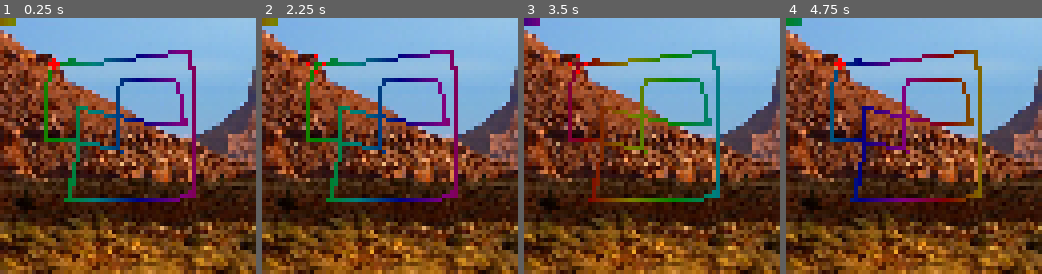
Above: before the commit, frames 1-4 (left to right).
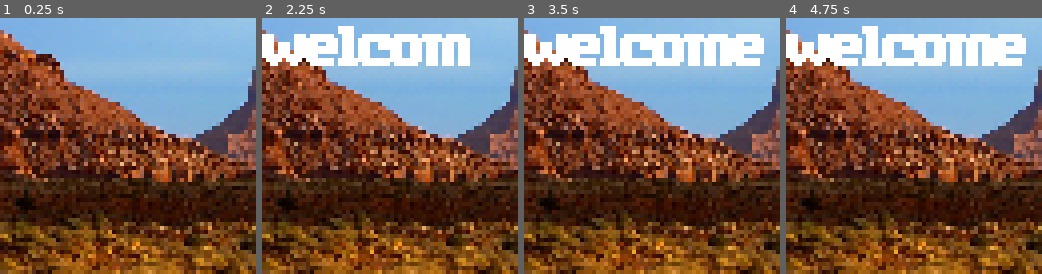
Above: after the commit, the same moments.

Repository: SnekOfSpice/lowrezjam-2025-2
Game: Godot game, scene res://main.tscn
Two runs of this game, one before a commit and one after it. Both use one fixed random seed, a clock stepped at 60 frames per second and the inputs below.
Inputs (mouse positions are in pixels of both pictures, inside the frame that each line leads up to):
- Up to frame 1 (0.25 s): no input
- Up to frame 2 (2.25 s): move the mouse to (446, 133) at 0.52 s; move the mouse to (338, 158) at 1.27 s; move the mouse to (415, 89) at 2.02 s
- Up to frame 3 (3.5 s): move the mouse to (639, 197) at 2.77 s
- Up to frame 4 (4.75 s): move the mouse to (990, 184) at 3.52 s; move the mouse to (837, 107) at 4.27 s

The runs differ from the first frame. In frame 1, 6.0% of the frame differs, in the area x 0-77%, y 0-72%; in frame 2, 13%; in frame 3, 14%, in the area x 0-94%, y 0-72%; in frame 4, 14%.

Commit message:
sound and fonts and other polish

Diff:
--- /dev/null
+++ b/game/autoload/sound.gd
@@ -0,0 +1,14 @@
+extends Node
+
+
+func play_sfx(file_name:String):
+	var path := str("res://game/sound/sfx/", file_name, ".ogg")
+	if not FileAccess.file_exists(path):
+		push_warning(str(file_name, ".ogg doesn't exist"))
+
+	var player = AudioStreamPlayer.new()
+	add_child(player)
+	player.stream = load(path)
+	player.play()
+	player.pitch_scale = randf_range(0.57, (1.0 / 0.75))
+	player.finished.connect(player.queue_free)
--- /dev/null
+++ b/game/autoload/sound.tscn
@@ -0,0 +1,11 @@
+[gd_scene load_steps=3 format=3 uid="uid://bg3qn4qe6cc87"]
+
+[ext_resource type="AudioStream" uid="uid://bxa087g2c5wgr" path="res://game/sound/music/649766__souljaunit__soulja-unit-fallen-2013.mp3" id="1_6us5k"]
+[ext_resource type="Script" uid="uid://cxbndtxceyyiu" path="res://game/autoload/sound.gd" id="1_fknwr"]
+
+[node name="Sound" type="Node"]
+script = ExtResource("1_fknwr")
+
+[node name="AudioStreamPlayer" type="AudioStreamPlayer" parent="."]
+stream = ExtResource("1_6us5k")
+autoplay = true
--- a/game/src/stencil/stencils/utah.tscn
+++ b/game/src/stencil/stencils/utah.tscn
@@ -40,4 +40,4 @@
 position = Vector2(13, 11)
 sprite_frames = SubResource("SpriteFrames_0eh1b")
 autoplay = "default"
-frame_progress = 0.492121
+frame_progress = 0.639501
--- a/game/visuals/theme.tres
+++ b/game/visuals/theme.tres
@@ -1,11 +1,18 @@
-[gd_resource type="Theme" load_steps=3 format=3 uid="uid://bghv3g1d34qho"]
+[gd_resource type="Theme" load_steps=5 format=3 uid="uid://bghv3g1d34qho"]
 
+[ext_resource type="FontFile" uid="uid://dcckuhs38wern" path="res://game/visuals/font/Logo.ttf" id="1_1kt2l"]
 [ext_resource type="FontFile" uid="uid://drs6tjf2g86og" path="res://game/visuals/font/Parallelogram.ttf" id="1_3ay0x"]
+
+[sub_resource type="FontVariation" id="FontVariation_q4pkc"]
+base_font = ExtResource("1_1kt2l")
+spacing_glyph = -5
+spacing_top = -3
 
 [sub_resource type="FontVariation" id="FontVariation_1kt2l"]
 base_font = ExtResource("1_3ay0x")
 spacing_glyph = -1
 
 [resource]
+Label/fonts/font = SubResource("FontVariation_q4pkc")
 RichTextLabel/constants/line_separation = -3
 RichTextLabel/fonts/normal_font = SubResource("FontVariation_1kt2l")
--- a/main.gd
+++ b/main.gd
@@ -24,7 +24,7 @@
 func _ready() -> void:
 	%Notification.visible_characters = 0
 
-	notify(["welcome", "lets play a game"], 2, place_level.bind(0))
+	notify(["welcome", "trace the line to win"], 2, place_level.bind(0))
 
 func place_level(number:int):
 	if number >= LEVELS.size():
@@ -58,6 +58,13 @@
 	level_started = false
 	#print(goal_pixels)
 
+var level_time := 0.0
+func _process(delta: float) -> void:
+	if level_started:
+		level_time += delta
+
+
+
 func on_stencil_pixel_entered(coord:Vector2i):
 	if is_notifying:
 		return
@@ -79,13 +86,15 @@
 	%Paint.add_child(pixel)
 	pixel.position = coord# + Vector2i(31,31)
 
+	Sound.play_sfx("click")
+
 	if pixel_tracker.is_empty():
 		finish_level()
 
 func finish_level():
 	level_started = false
 	get_current_stencil().set_physics_process(false)
-	print("you win")
+	Sound.play_sfx("horn")
 
 	# calculate results
 	var missed_pixels := []
@@ -107,6 +116,7 @@
 
 	var accuracy := clampf(base - (missed * 0.5) - (overdraw * 0.5), 0, 1)
 	accuracies.append(accuracies)
+	time_taken.append(level_time)
 
 	for marker : Node2D in %MarkerOverlay.get_children():
 		marker.queue_free()
@@ -114,7 +124,8 @@
 	notify([
 		"Accuracy",
 		str(int(accuracy * 100)),
-		"Time"
+		"Time",
+		"%0.2f s" % level_time
 	], 1, start_next_level)
 
 func start_next_level():
@@ -137,6 +148,7 @@
 			finish_level()
 		return
 	level_started = true
+	Sound.play_sfx("start")
 	get_current_stencil().visited_pixels.clear()
 	place_pixel_at(get_current_stencil().get_start_coord())
 
--- a/main.tscn
+++ b/main.tscn
@@ -1,7 +1,8 @@
-[gd_scene load_steps=5 format=3 uid="uid://cc35ked1dq50k"]
+[gd_scene load_steps=6 format=3 uid="uid://cc35ked1dq50k"]
 
 [ext_resource type="Script" uid="uid://bwrth7h78aucm" path="res://main.gd" id="1_ig7tw"]
 [ext_resource type="Shader" uid="uid://b6t3ll4m4q4uk" path="res://game/src/stencil/stencils/track.gdshader" id="2_0xm2m"]
+[ext_resource type="Texture2D" uid="uid://hipo1eavkdlk" path="res://game/images/backgrounds/utah.png" id="2_1bvp3"]
 [ext_resource type="Theme" uid="uid://bghv3g1d34qho" path="res://game/visuals/theme.tres" id="2_h2yge"]
 
 [sub_resource type="ShaderMaterial" id="ShaderMaterial_h2yge"]
@@ -12,9 +13,9 @@
 
 [node name="Main" type="Node2D"]
 script = ExtResource("1_ig7tw")
-skip_notifications = true
 
 [node name="Background" type="Sprite2D" parent="."]
+texture = ExtResource("2_1bvp3")
 centered = false
 
 [node name="LevelContainer" type="Node2D" parent="."]
@@ -59,3 +60,9 @@
 bbcode_enabled = true
 text = "MOUSE 2 CROSS"
 fit_content = true
+
+[node name="TimerLabel" type="Label" parent="CanvasLayer/Control"]
+visible = false
+offset_right = 69.0
+offset_bottom = 23.0
+text = "10:18:00"
--- a/project.godot
+++ b/project.godot
@@ -15,6 +15,10 @@
 config/features=PackedStringArray("4.4", "GL Compatibility")
 config/icon="res://icon.svg"
 
+[autoload]
+
+Sound="*res://game/autoload/sound.tscn"
+
 [display]
 
 window/size/viewport_width=64
Not shown, added: game/autoload/sound.gd.uid
Not shown, added: game/sound/music/649766__souljaunit__soulja-unit-fallen-2013.mp3.import
Not shown, added: game/sound/sfx/click.ogg.import
Not shown, added: game/sound/sfx/horn.ogg.import
Not shown, added: game/sound/sfx/start.ogg.import
Binary file added: game/visuals/font/Logo.ttf
Not shown, added: game/visuals/font/Logo.ttf.import
Binary file added: game/visuals/font/Maths.ttf
Not shown, added: game/visuals/font/Maths.ttf.import
Not shown, added: game/sound/music/649766__souljaunit__soulja-unit-fallen-2013.mp3
Not shown, added: game/sound/sfx/click.ogg
Not shown, added: game/sound/sfx/horn.ogg
(and 1 more such lines)
